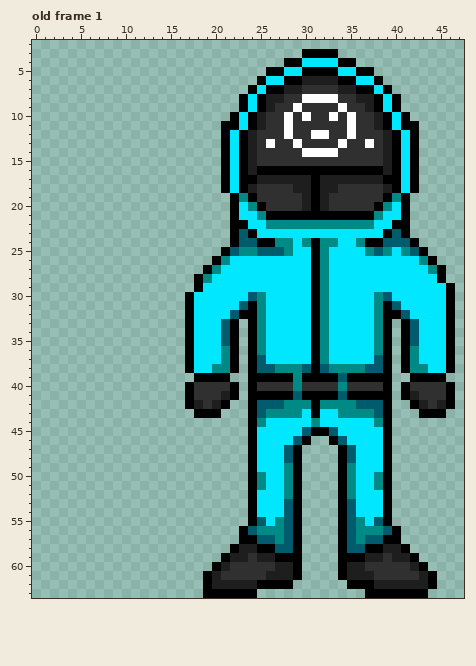
Pixel-art file, stored at Art Assets Source/Guard.aseprite. Above, as it was before the edit.
64x64 pixels, 1 frame. Shown: old frame 1: x 0..47, y 2..63. The commit also changed other frames, which this record leaves out.
Now the later version:
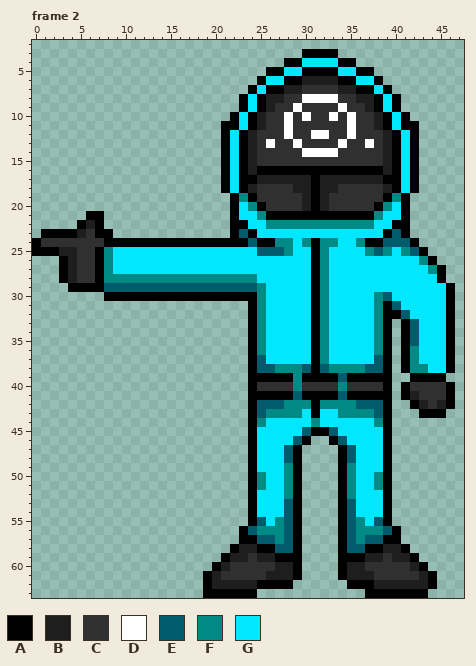
Palette (. is transparent): A #000000  B #1e1e1e  C #303030  D #ffffff  E #005b6c  F #008a86  G #00e7ff
A new or re-ordered frame is compared with the old frame closest to it.
From old to new:
frames 1 -> 3
Frame 2 is new; against old frame 1:
y 21: x 6..7 .. -> AA
y 22: x 5..7 ... -> ABA
y 23: x 1..8 ........ -> AAAABCAA
y 24: x 0..21 ...................... -> ACCCCCCCAAAAAAAAAAAAAA; x 23 E -> A
y 25: x 0..24 .....................AEFF -> AAABBCCAFGGGGGGGGGGGGGGGG
y 26: x 3..21 .................AF -> ABCCAFGGGGGGGGGGGGG
y 27: x 3..20 ................AF -> ABCCAFGGGGGGGGGGGG
y 28: x 3..18 ...............A -> ABCCAFFFFFFFFFFF; x 20..24 GGGGG -> FFFFF
y 29: x 4..25 ..............AGGGGGGG -> AAAAEEEEEEEEEEEEEEEEEF
y 30: x 8..16 ......... -> AAAAAAAAA; x 18..24 GGGGGGE -> AAAAAAA
y 31: x 17..23 AGGGGGE -> .......
y 32: x 17..23 AGGGGEA -> .......
y 33..35: x 17..22 AGGGEA -> ......
y 36..37: x 17..22 AGGGFA -> ......
y 38: x 17..22 AGGFFA -> ......
y 39: x 18..21 AAAA -> ....
y 40: x 17..22 ACCCCA -> ......
y 41: x 17..22 ACCCBA -> ......
y 42: x 17..21 ABCBA -> .....
y 43: x 18..20 AAA -> ...
Pixel boxes of the changes (left, top, right, bottom) in both pictures:
changed: (32, 211, 266, 418)
